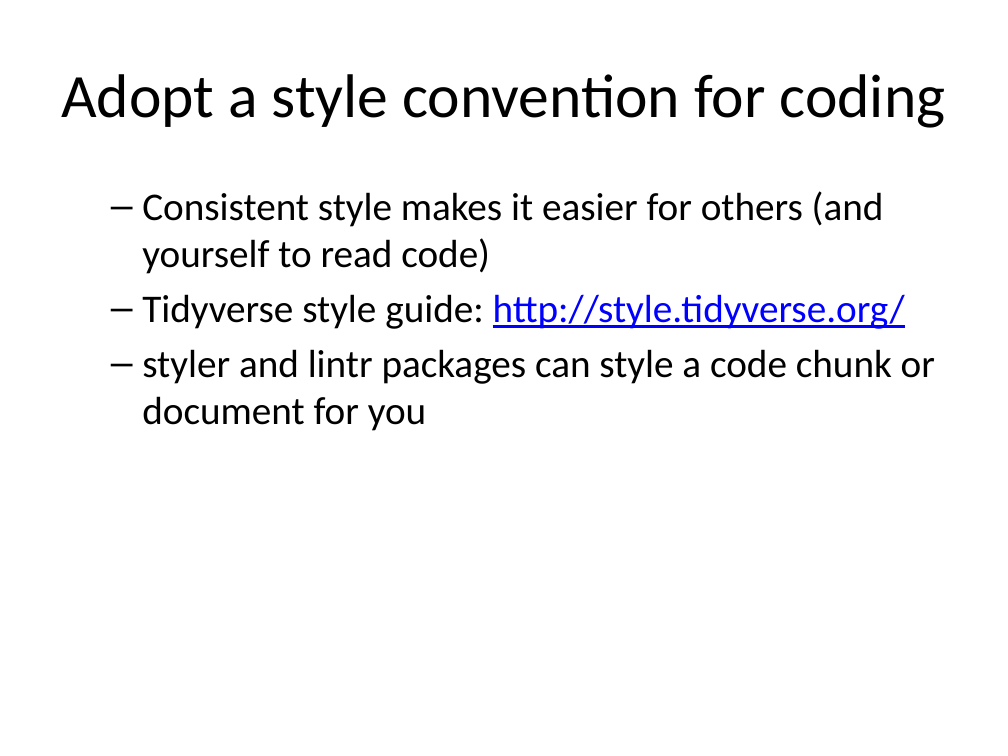
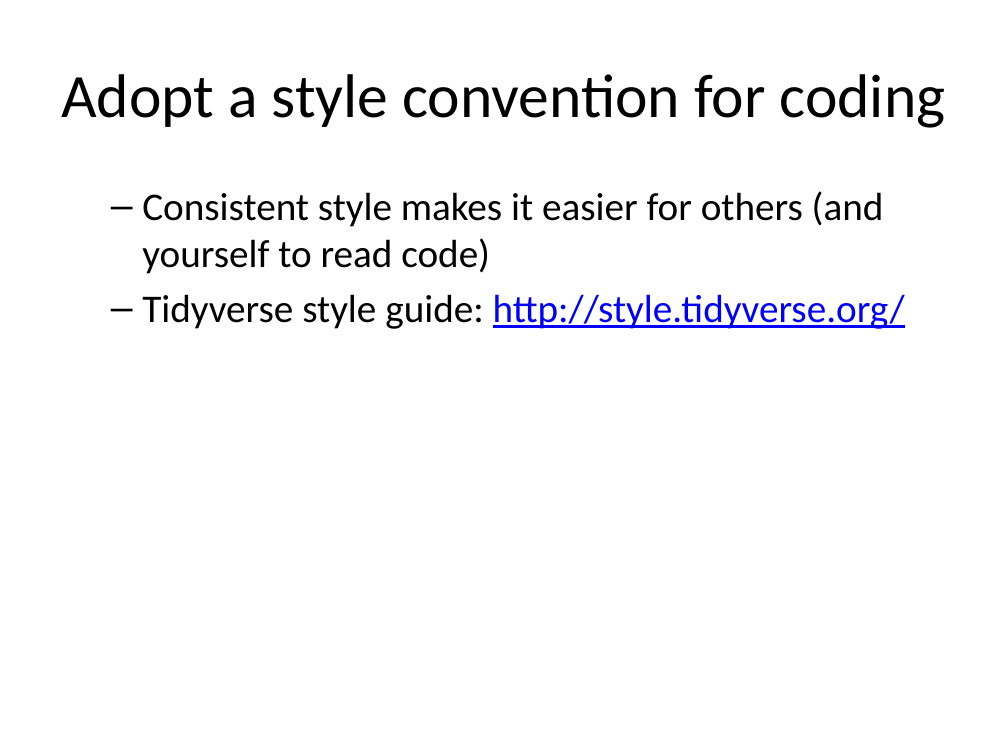
Before and after one commit to pcmathias/MSACL-intermediate-R-course, a slide deck: slide 5 of slides/01---Reproducible-Research.pptx (slide 16 before the commit). Drawn at 1008x756 pixels with LibreOffice and Linux fonts; fonts in the diff are those of the drawing. Boxes give left, top, right and bottom in pixels: in the first picture for what was removed or moved away, otherwise in the second. Text is boxed around its words. In the diff, an @@ line names an element or a change of style, - is before the commit and + after.

```diff
--- a/slides/01---Reproducible-Research.pptx
+++ b/slides/01---Reproducible-Research.pptx
@@ text at (142, 349, 935, 431): paragraph removed @@
-  – styler and lintr packages can style a code chunk or document for you
```
Also in this commit, not shown: 10 other slides changed, 6 slides added, 15 slides removed, 5 other files.
